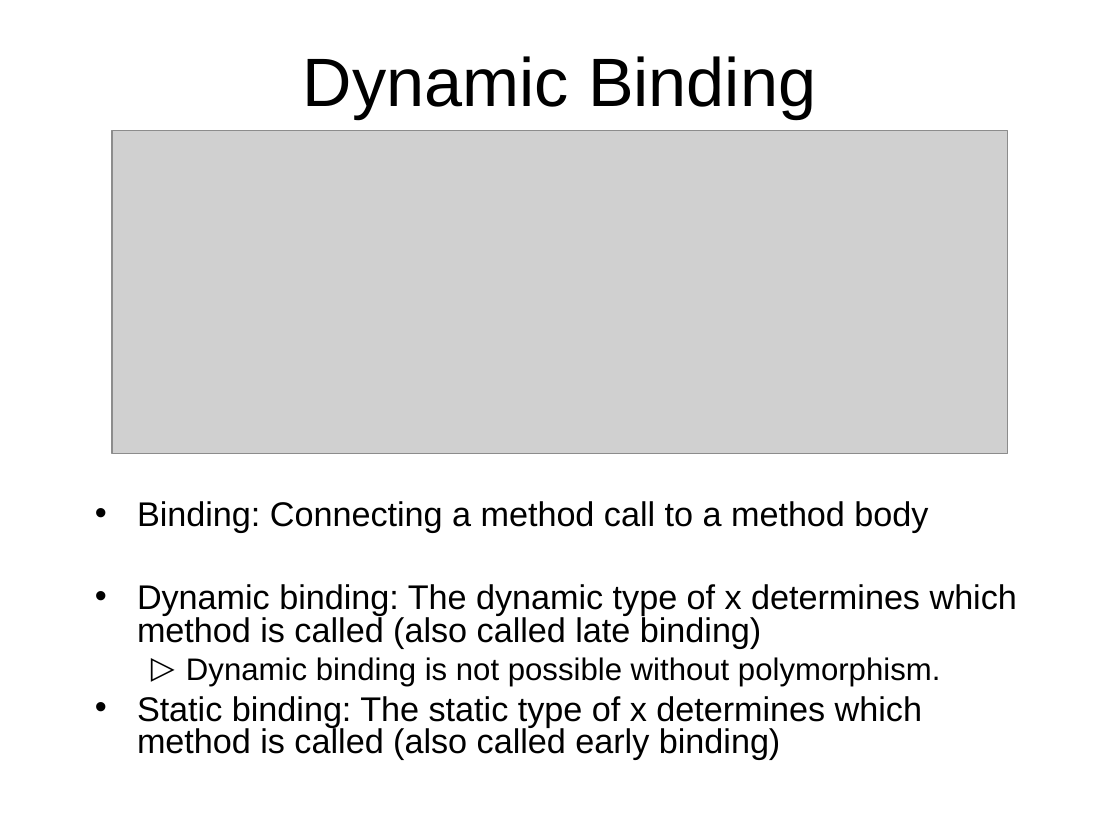
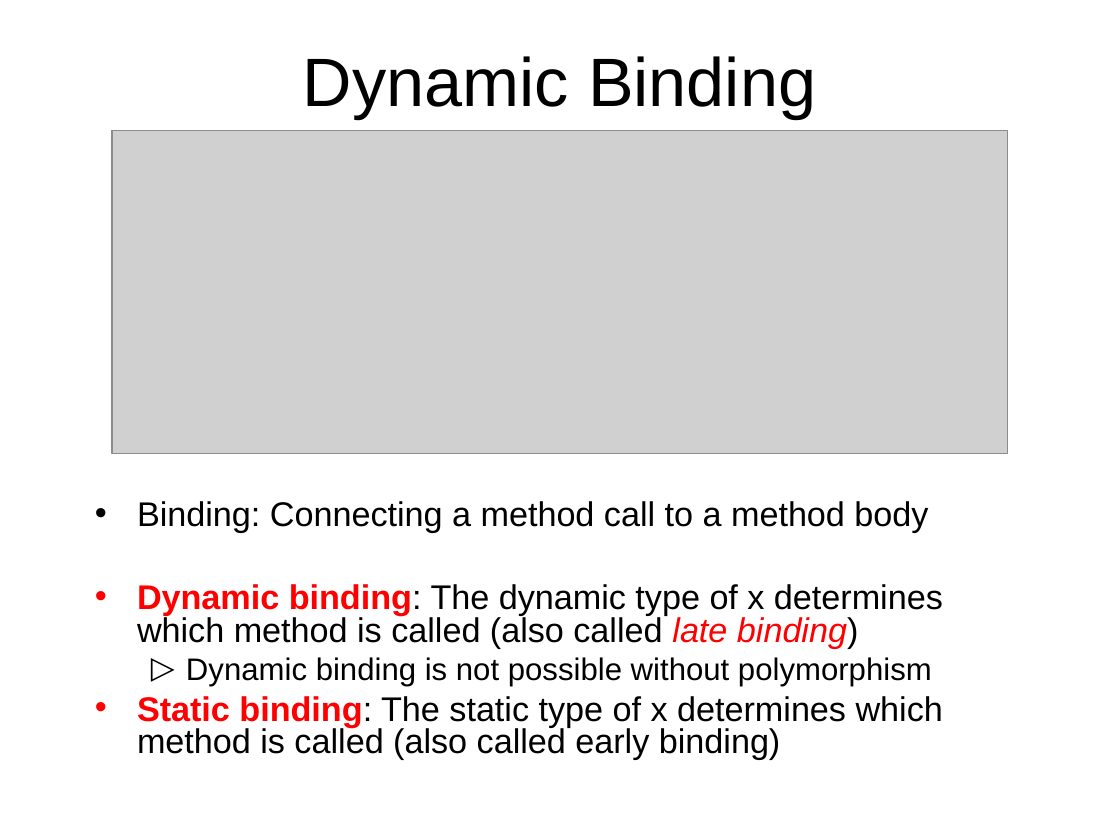
Before and after one commit to octaviordz/zjnu2017.github.io, a slide deck: slide 21 of OOP/lectures/050--Polymorphism.ppt (slide 11 before the commit). Drawn at 1120x840 pixels with LibreOffice and Linux fonts; fonts in the diff are those of the drawing; grey boxes stand for pictures. Boxes give left, top, right and bottom in pixels: in the first picture for what was removed or moved away, otherwise in the second. Text is boxed around its words. In the diff, an @@ line names an element or a change of style, - is before the commit and + after.

Commit message:
Polymorphism slides.

```diff
--- a/OOP/lectures/050--Polymorphism.ppt
+++ b/OOP/lectures/050--Polymorphism.ppt
@@ text at <box>137,584,943,760</box>: text colour #000000 to #FF0000 in "Dynamic binding: late binding)", "Static binding:"; bold on in "Dynamic binding:", "Static binding:"; italic on in "late binding)"; bullet colour #000000 to #FF0000 @@
@@ text at <box>186,657,932,686</box>: text changed @@
-  ▷ Dynamic binding is not possible without polymorphism.
+  ▷ Dynamic binding is not possible without polymorphism
```
Also in this commit, not shown: 8 other slides changed, 20 slides added, 2 other files.
